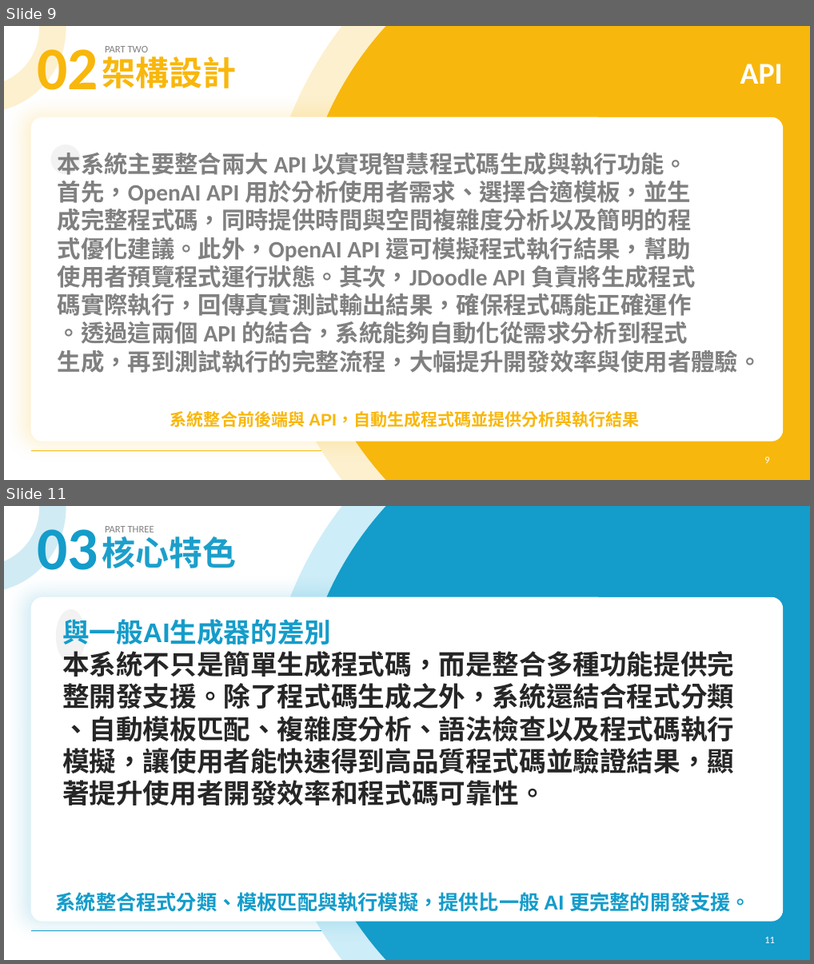
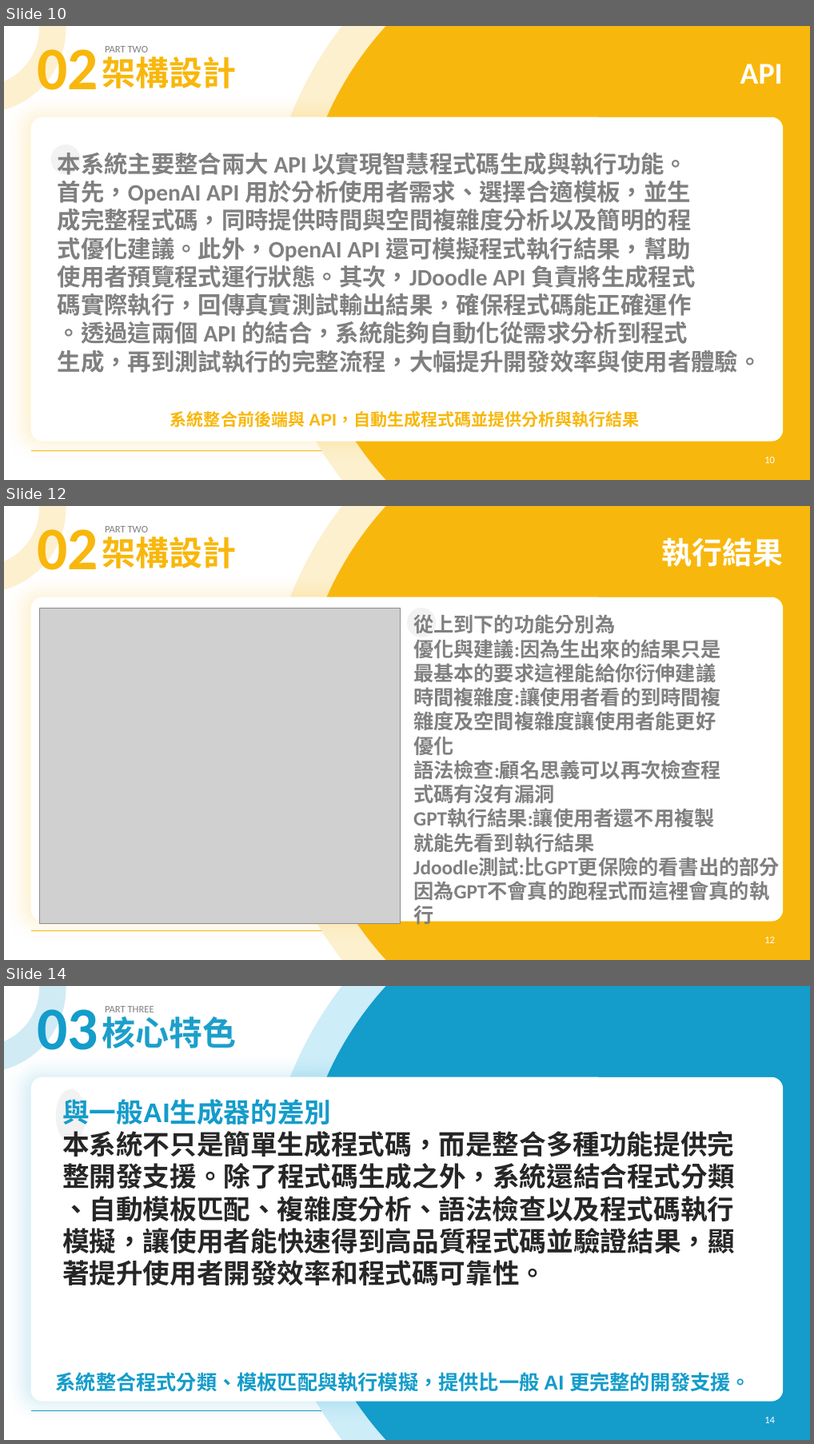
Before and after one commit to oscar940917/Smart-innovation-platform, a slide deck: 智慧創新平台/成果/智慧創新平台專題報告.pptx. Shown one above the other, each under a label of ours: slides 9 and 11 before the commit, slides 10, 12 and 14 after it; the slides between them are not shown. The pictures are 814x964 and 814x1444 pixels, drawn with LibreOffice and Linux fonts; fonts in the diff are those of the drawing; grey boxes stand for pictures; background and template pictures are left out. Boxes give left, top, right and bottom in pixels: in the first picture for what was removed or moved away, otherwise in the second. Text is boxed around its words. In the diff, an @@ line names an element or a change of style, - is before the commit and + after.

```diff
--- a/智慧創新平台/成果/智慧創新平台專題報告.pptx
+++ b/智慧創新平台/成果/智慧創新平台專題報告.pptx
@@ slide 12 added at (4,506,810,960), background #FFFFFF; not listed: 9 template elements that a slide beside it also shows @@
@@ text added at (662,538,783,567), 36 pt, text #FFFFFF, bold @@
+執行結果
@@ picture added at (39,608,400,924) @@
@@ ellipse added at (407,608,437,637), fill #F2F2F2 @@
@@ text added at (414,614,780,900), 24 pt, text #808080, bold @@
+從上到下的功能分別為
+優化與建議:因為生出來的結果只是
+最基本的要求這裡能給你衍伸建議
+時間複雜度:讓使用者看的到時間複
+雜度及空間複雜度讓使用者能更好
+優化
+語法檢查:顧名思義可以再次檢查程
+式碼有沒有漏洞
+GPT執行結果:讓使用者還不用複製
+就能先看到執行結果
+Jdoodle測試:比GPT更保險的看書出的部分
+因為GPT不會真的跑程式而這裡會真的執行
@@ what was slide 9 is now slide 10 @@
@@ page number at (765,456,775,463): text changed @@
-9
+10
@@ what was slide 11 is now slide 14 @@
@@ page number at (765,1416,775,1423): text changed @@
-11
+14
```
Also in this commit, not shown: 2 slides changed, 2 other slides added, 1 other file.
